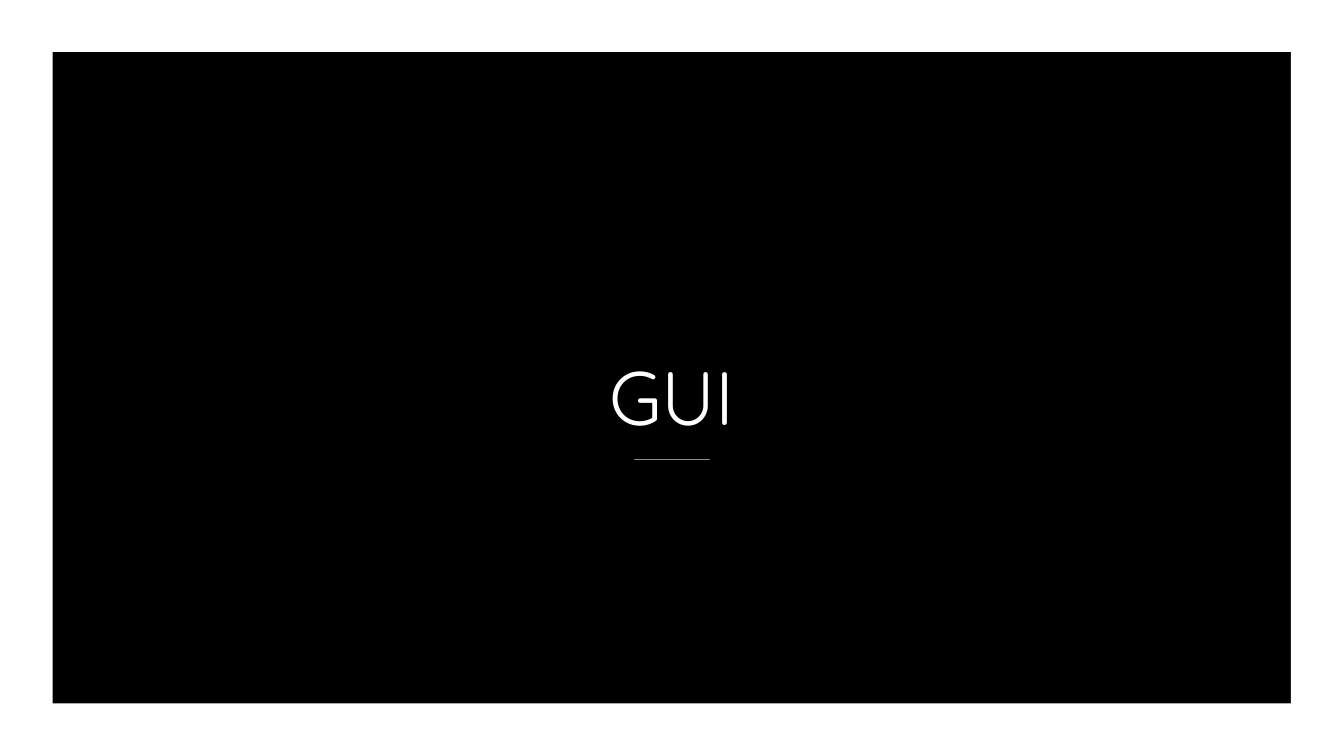
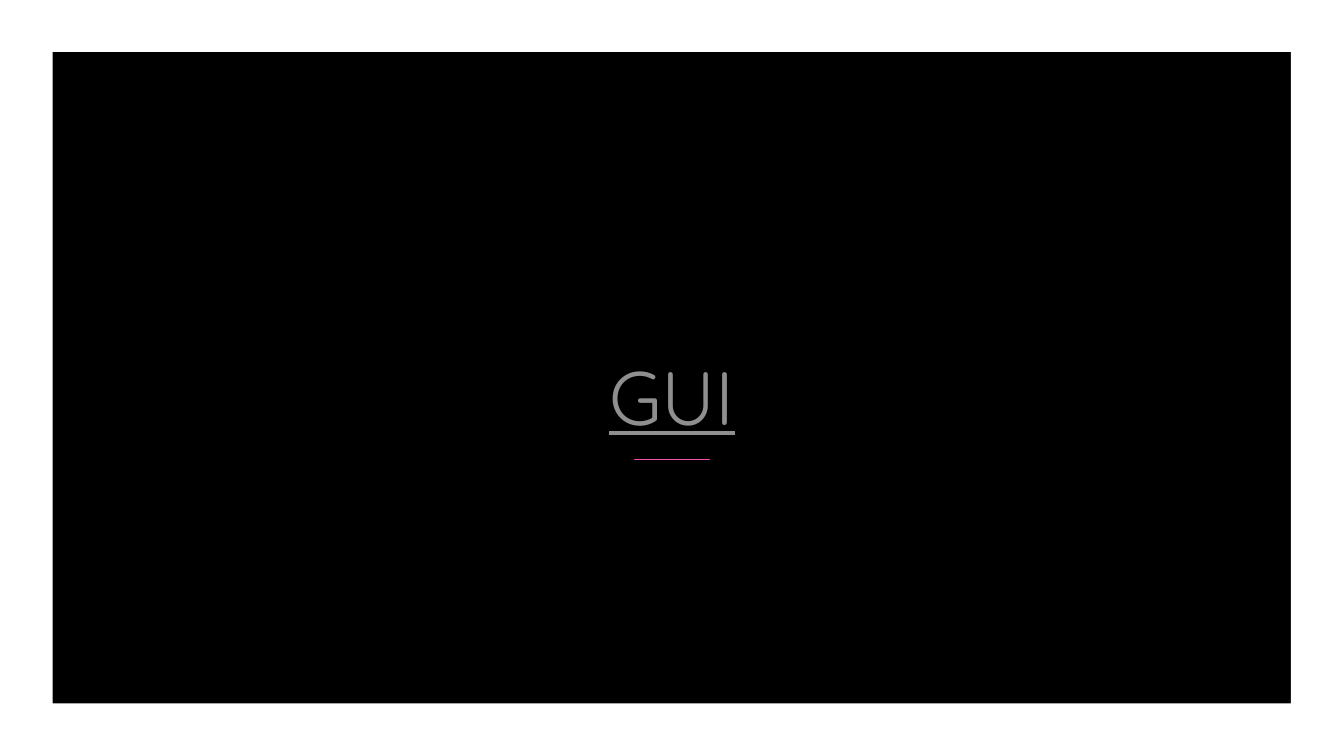
Before and after one commit to yourChoiceHO/Documentation, a slide deck: slide 4 of Präsentation/YourChoice.pptx. Drawn at 1344x756 pixels with LibreOffice and Linux fonts; fonts in the diff are those of the drawing; background and template pictures are left out. Boxes give left, top, right and bottom in pixels: in the first picture for what was removed or moved away, otherwise in the second. Text is boxed around its words. In the diff, an @@ line names an element or a change of style, - is before the commit and + after.

```diff
--- a/Präsentation/YourChoice.pptx
+++ b/Präsentation/YourChoice.pptx
@@ title "GUI" at bbox=[609, 371, 734, 435]: text colour #FFFFFF to #8F8F8F, underline on @@
```
Also in this commit, not shown: 2 other slides changed, 3 slides added, 5 slides removed.
